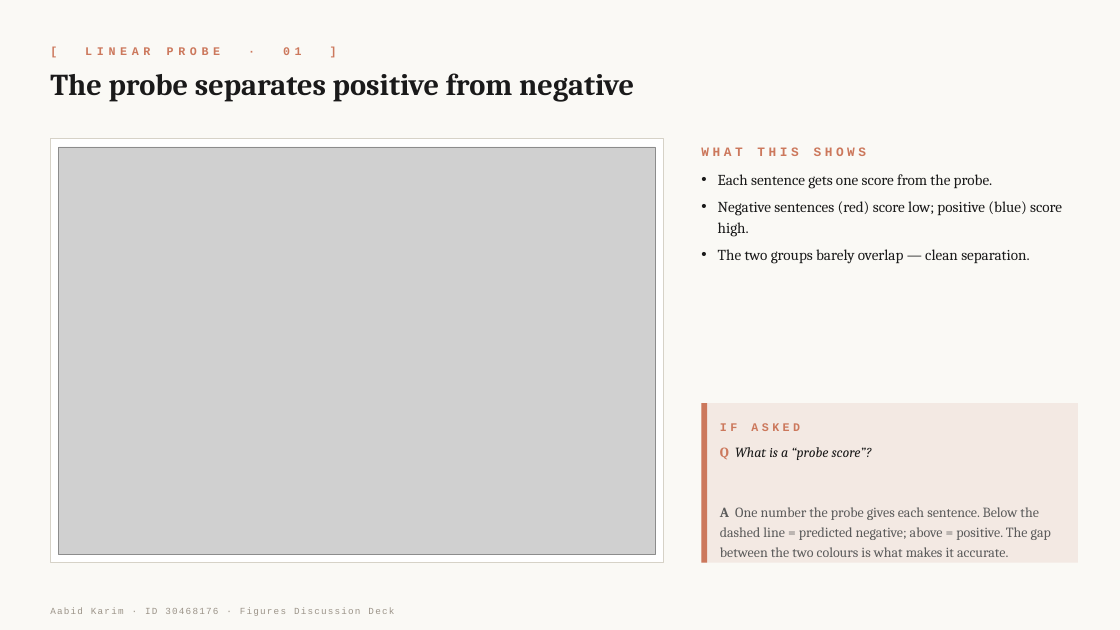
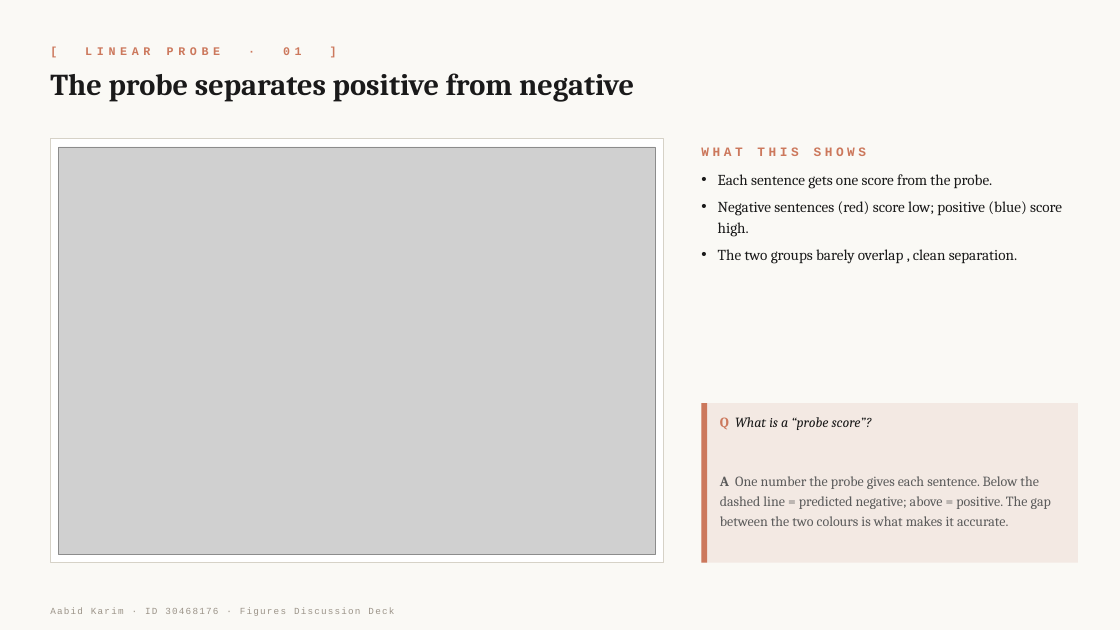
Before and after one commit to abedkkhan/Linear-Probes-vs-SAEs, a slide deck: slide 2 of presentation/figures_deck.pptx. Drawn at 1120x630 pixels with LibreOffice and Linux fonts; fonts in the diff are those of the drawing; grey boxes stand for pictures. Boxes give left, top, right and bottom in pixels: in the first picture for what was removed or moved away, otherwise in the second. Text is boxed around its words. In the diff, an @@ line names an element or a change of style, - is before the commit and + after.

```diff
--- a/presentation/figures_deck.pptx
+++ b/presentation/figures_deck.pptx
@@ text at [718, 249, 1017, 264]: text changed @@
-• The two groups barely overlap — clean separation.
+• The two groups barely overlap , clean separation.
@@ text "Q What is a “probe ...": place and size @@
-text "Q What is a “probe ..." at [720, 447, 1051, 557]
+text "Q What is a “probe ..." at [720, 417, 1051, 526]
@@ text removed at [720, 423, 800, 431] @@
-IF ASKED
```
Also in this commit, not shown: 11 other slides changed.
